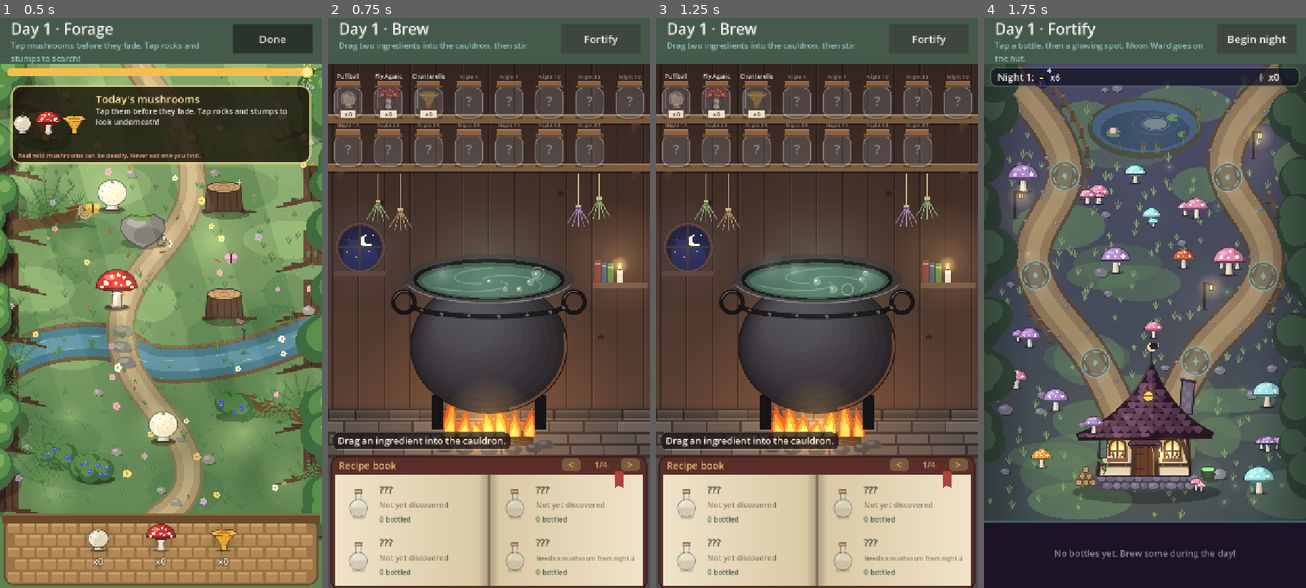
Above: before the commit, frames 1-4 (left to right).
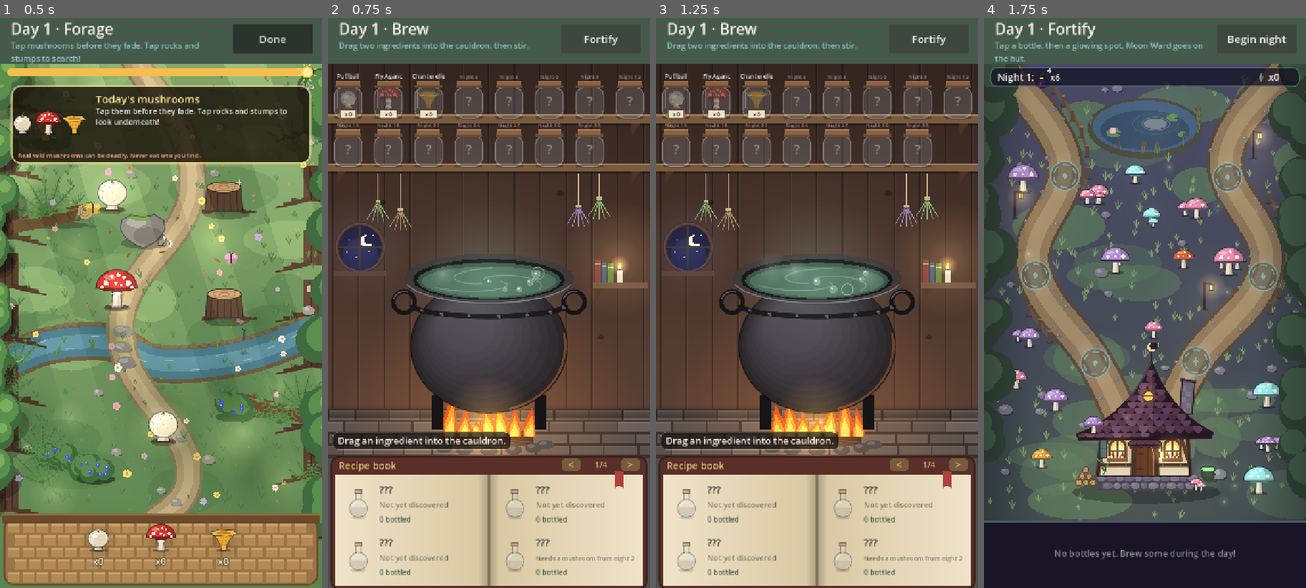
Above: after the commit, the same moments.

Repository: EstonTJ/Mushroom-Game
Game: Godot game, scene res://main.tscn
Same seed, same stepped clock (60 frames per second), same inputs: the game is played once before the commit and once after it.
Inputs:
- Up to frame 1 (0.5 s): no input
- Up to frame 2 (0.75 s): click "Done" at 0.5 s
- Up to frame 3 (1.25 s): no input
- Up to frame 4 (1.75 s): click "Fortify" at 1.25 s

Frame 1 is identical in both runs. In frame 2, less than 0.1% of the frame differs, in the area x 20-98%, y 9-96%; in frame 3, less than 0.1%; in frame 4, nothing differs.

Commit message:
Faster early mushroom unlocks: 3, then 4 on night 2, 5 on night 3
Mushrooms now unlock on nights 1, 1, 1, 2, 3 and then one every 3 nights
(6, 9, ... 33), so all 15 are in by night 33 instead of 37. Ghost Fungus
(and Moon Ward) now arrive on night 2 and Shaggy Ink Cap on night 3.
The schedule lives in Data.EARLY_UNLOCKS and UNLOCK_EVERY.

Co-Authored-By: Claude Opus 5.5 <noreply@anthropic.com>

Diff:
--- a/scripts/data.gd
+++ b/scripts/data.gd
@@ -5,9 +5,9 @@
 
 const HUT_HP := 5
 const NIGHTS := 40
-## The first STARTING_MUSHROOMS are available from night 1; each one after that
-## unlocks UNLOCK_EVERY nights later (night 4, 7, 10, ... 37 for all 15).
-const STARTING_MUSHROOMS := 3
+## When mushrooms unlock, in ingredient_order: three on night 1, one more on
+## night 2 and night 3, then one every UNLOCK_EVERY nights (6, 9, ... 33).
+const EARLY_UNLOCKS := [1, 1, 1, 2, 3]
 const UNLOCK_EVERY := 3
 
 var moss := Color("465a4b")
@@ -171,9 +171,9 @@
 ## The night a mushroom becomes available.
 func unlock_night(id: String) -> int:
 	var i := ingredient_order.find(id)
-	if i < STARTING_MUSHROOMS:
-		return 1
-	return 1 + UNLOCK_EVERY * (i - STARTING_MUSHROOMS + 1)
+	if i < EARLY_UNLOCKS.size():
+		return EARLY_UNLOCKS[i]
+	return EARLY_UNLOCKS[-1] + UNLOCK_EVERY * (i - EARLY_UNLOCKS.size() + 1)
 
 
 func is_unlocked(id: String, night: int = -1) -> bool:
--- a/tests/screenshots.gd
+++ b/tests/screenshots.gd
@@ -97,10 +97,10 @@
 		await frames(3)
 		await shot("6_hut_%d" % b)
 
-	# Late game forest (night 37): all 15 mushrooms in the basket, a new-mushroom banner.
+	# Late game forest (night 33): all 15 mushrooms in the basket, a new-mushroom banner.
 	main.queue_free()
 	await frames(2)
-	Data.day = 37
+	Data.day = 33
 	var late = Forage.new()
 	add_child(late)
 	late.items.append({"id": "ghost_fungus", "pos": Vector2(470, 640), "age": 0.5, "life": 3.0, "ph": 0.0})
--- a/tests/smoke_test.gd
+++ b/tests/smoke_test.gd
@@ -43,11 +43,14 @@
 
 func _ready() -> void:
 	# --- Mushroom unlock schedule --------------------------------------------
-	check(Data.unlocked_mushrooms(1).size() == 3 and Data.unlocked_mushrooms(37).size() == 15,
-		"3 mushrooms on night 1, all 15 by night 37")
-	check(Data.unlock_night("ghost_fungus") == 4 and Data.unlock_night("bleeding_tooth") == 37,
-		"a new mushroom every 3 nights (Ghost Fungus night 4, Bleeding Tooth night 37)")
-	check(Data.potion_night("ward") == 4 and Data.potion_night("roar") == 34 and Data.potion_night("spore") == 1,
+	var counts := []
+	for n in [1, 2, 3, 5, 6, 9, 32, 33]:
+		counts.append(Data.unlocked_mushrooms(n).size())
+	check(counts == [3, 4, 5, 5, 6, 7, 14, 15], "unlocks: 3 on night 1, 4 on night 2, 5 on night 3, then +1 every 3 nights (got %s)" % str(counts))
+	check(Data.unlock_night("ghost_fungus") == 2 and Data.unlock_night("shaggy_ink_cap") == 3
+		and Data.unlock_night("scarlet_elf_cup") == 6 and Data.unlock_night("bleeding_tooth") == 33,
+		"Ghost Fungus night 2, Ink Cap night 3, Elf Cup night 6, Bleeding Tooth night 33")
+	check(Data.potion_night("ward") == 2 and Data.potion_night("roar") == 30 and Data.potion_night("spore") == 1,
 		"potions become brewable when their mushrooms unlock")
 	var every_pair_unique := true
 	var seen := {}
Not shown, changed: docs/index.html
Not shown, changed: docs/index.pck
